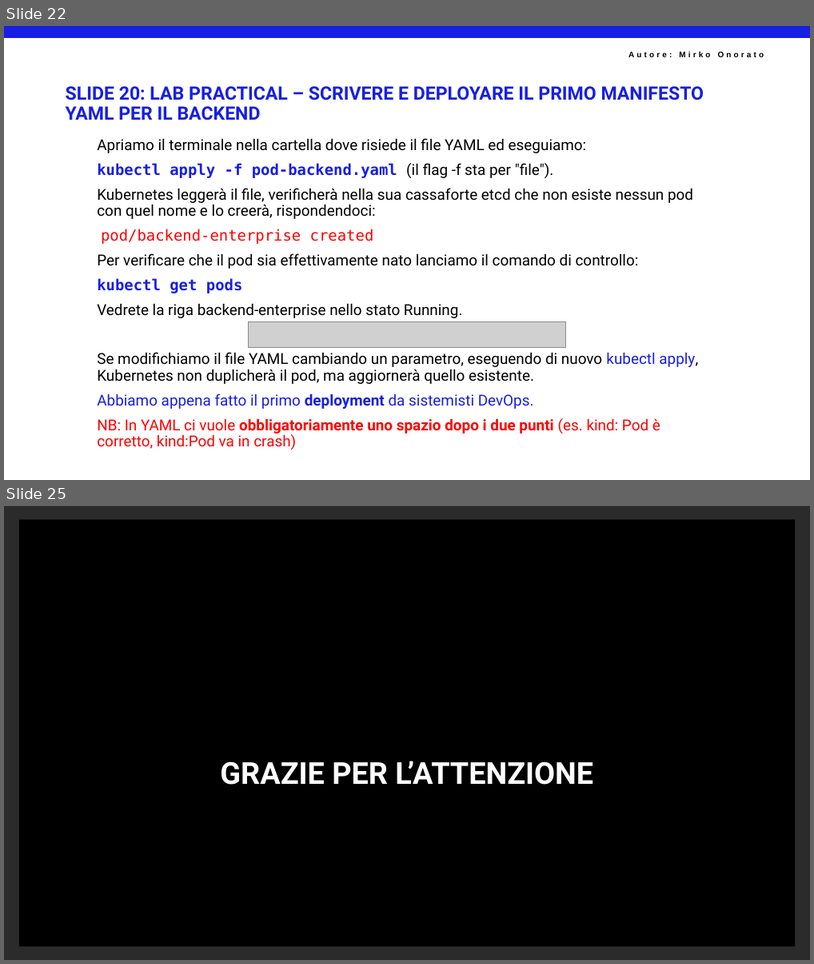
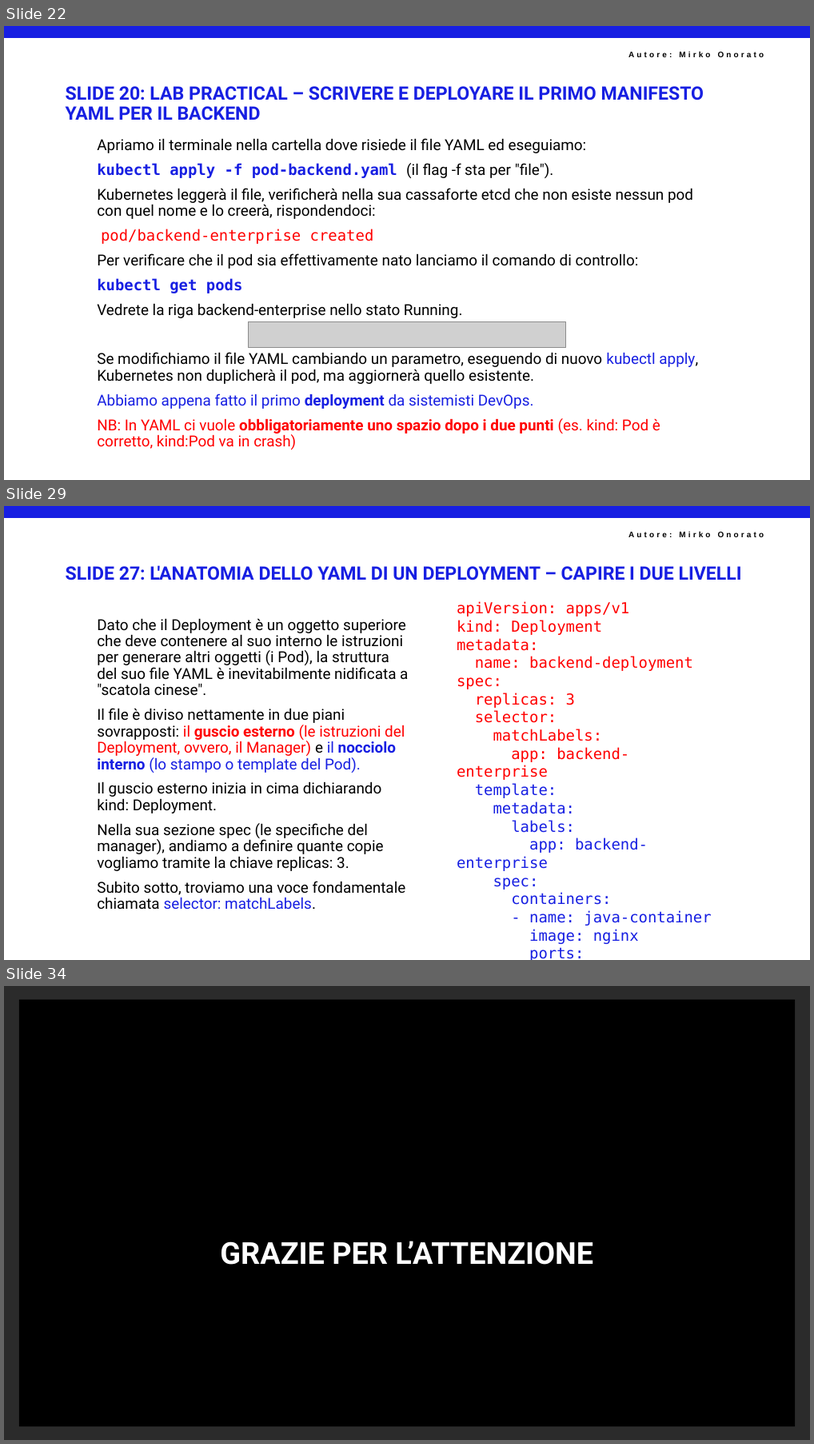
Before and after one commit to mirkoSkF/Docker-Slides, a slide deck: 4 - Kubernates. IL PASSAGGIO DA DOCKER COMPOSE ALL'ORCHESTRAZIONE ENTERPRISE.pptx. Shown one above the other, each under a label of ours: slides 22 and 25 before the commit, slides 22, 29 and 34 after it; the slides between them are not shown. The pictures are 814x964 and 814x1444 pixels, drawn with LibreOffice and Linux fonts; fonts in the diff are those of the drawing; grey boxes stand for pictures; background and template pictures are left out; a plain dark background stands for a picture behind light text. Boxes give left, top, right and bottom in pixels: in the first picture for what was removed or moved away, otherwise in the second. Text is boxed around its words. In the diff, an @@ line names an element or a change of style, - is before the commit and + after.

```diff
--- a/4 - Kubernates. IL PASSAGGIO DA DOCKER COMPOSE ALL'ORCHESTRAZIONE ENTERPRISE.pptx
+++ b/4 - Kubernates. IL PASSAGGIO DA DOCKER COMPOSE ALL'ORCHESTRAZIONE ENTERPRISE.pptx
@@ slide 29 added at box(4, 506, 810, 960), background #FFFFFF; not listed: 2 template elements that a slide beside it also shows @@
@@ title added at box(66, 565, 742, 580), 22 pt, text #171FE2, bold @@
+SLIDE 27: L'ANATOMIA DELLO YAML DI UN DEPLOYMENT – CAPIRE I DUE LIVELLI
@@ text added at box(457, 601, 711, 960), 18 pt, text #FF0000 @@
+apiVersion: apps/v1
+kind: Deployment
+metadata:
+name: backend-deployment
+spec:
+replicas: 3
+selector:
+matchLabels:
+app: backend-enterprise
+template:
+metadata:
+labels:
+app: backend-enterprise
+spec:
+containers:
+- name: java-container
+image: nginx
+ports:
+- containerPort: 80
@@ text added at box(97, 618, 408, 908), 18 pt, text #000000 @@
+Dato che il Deployment è un oggetto superiore che deve contenere al suo interno le istruzioni per generare altri oggetti (i Pod), la struttura del suo file YAML è inevitabilmente nidificata a "scatola cinese".
+Il file è diviso nettamente in due piani sovrapposti: il guscio esterno (le istruzioni del Deployment, ovvero, il Manager) e il nocciolo interno (lo stampo o template del Pod).
+Il guscio esterno inizia in cima dichiarando kind: Deployment.
+Nella sua sezione spec (le specifiche del manager), andiamo a definire quante copie vogliamo tramite la chiave replicas: 3.
+Subito sotto, troviamo una voce fondamentale chiamata selector: matchLabels.
@@ what was slide 25 is now slide 34 @@
```
Also in this commit, not shown: 2 slides changed, 8 other slides added.
